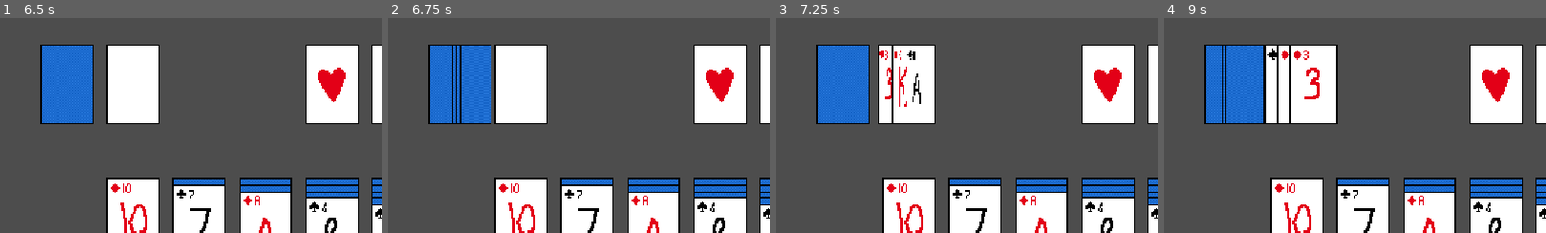
Above: before the commit, frames 1-4 (left to right).
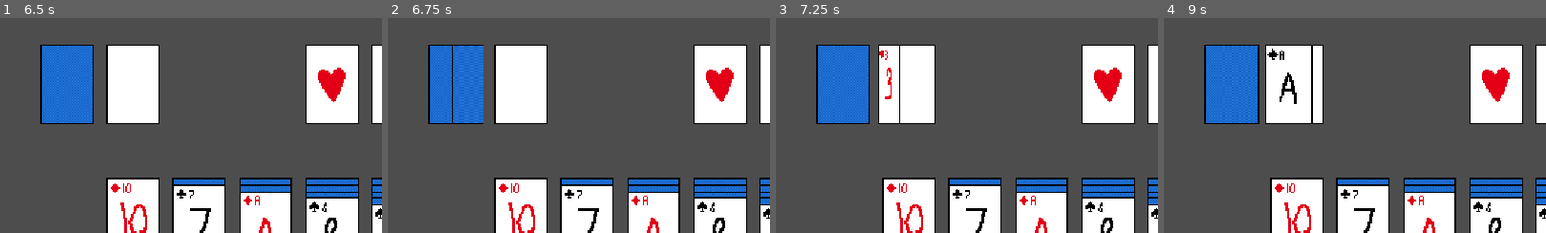
Above: after the commit, the same moments.

Repository: pnkmht135/Solitaire
Game: Godot game, scene res://Game.tscn
The game is run twice, just before and just after one commit, with the same random seed, the same clock (stepped at 60 frames per second) and the same inputs.
Inputs (mouse positions are % of the whole screen's width and height, from its top left):
- Up to frame 1 (6.5 s): move the mouse to (9, 23) at 0.52 s; press the mouse at (9, 23) at 0.53 s; move the mouse to (26, 46) at 1.27 s; release the mouse at (26, 46) at 1.28 s; click (26, 46) at 1.35 s; move the mouse to (35, 46) at 2.02 s; press the mouse at (35, 46) at 2.03 s; tap Enter at 2.75, 5.75 s; move the mouse to (43, 46) at 2.77 s; release the mouse at (43, 46) at 2.78 s; click (43, 46) at 2.85 s; move the mouse to (52, 46) at 3.52 s; press the mouse at (52, 46) at 3.53 s; tap Space at 4.25 s; move the mouse to (61, 46) at 4.27 s; release the mouse at (61, 46) at 4.28 s; click (61, 46) at 4.35 s; move the mouse to (69, 46) at 5.02 s; press the mouse at (69, 46) at 5.03 s; move the mouse to (69, 48) at 5.77 s; release the mouse at (69, 48) at 5.78 s; click (69, 48) at 5.85 s
- Up to frame 2 (6.75 s): move the mouse to (9, 15) at 6.52 s; press the mouse at (9, 15) at 6.53 s
- Up to frame 3 (7.25 s): no input
- Up to frame 4 (9 s): release the mouse at (9, 15) at 7.28 s; click (9, 15) at 7.35 s; press the mouse at (9, 15) at 8.03 s; release the mouse at (9, 15) at 8.78 s; click (9, 15) at 8.85 s
The pictures show only the part of the screen within x 0-50%, y 0-50%; the shares and areas given below are measured in that part.

Frame 1 is identical in both runs. In frame 2, 1.0% of the frame differs, in the area x 17-27%, y 12-50%; in frame 3, 0.5%; in frame 4, 3.5%, in the area x 15-46%, y 12-50%.

Commit message:
Function: fixed bug where card.return_to_place called with unupdated current_position when moving a card between table elements. Fixed bug with game pointer to foundation pile not initialised properly. Cleaned up code

Diff:
--- a/Game elements/Table_Element_Class.gd
+++ b/Game elements/Table_Element_Class.gd
@@ -16,3 +16,6 @@
 
 func remove_card(card:Card, index:int)->void:
 	pass
+
+func can_add_card(card:Card)->bool:
+	return false
--- a/Game elements/card.gd
+++ b/Game elements/card.gd
@@ -75,17 +75,27 @@
 		return parent.get_node_or_null("Area")
 	return parent.get_node_or_null("Click_Opened")
 
+func should_return()->bool:
+	if $Click_Box.overlaps_area(get_parent_area()):
+		return true
+	var overlapping_areas: Array[Area2D] = $Click_Box.get_overlapping_areas()
+	for area in overlapping_areas: # TODO: maybe dont use for loop
+		var area_parent=area.get_parent()
+		print(area_parent.name) #potential BUG here/in tablue code when this happends
+		if area_parent is Tableau and area_parent.can_add_card(self):
+			return false
+		if area_parent is Foundation_Pile and area_parent.can_add_card(self):
+			return false
+	return true
+
 func _process(delta: float) -> void:
-	if in_hand: #TODO: i think this+set process being incorrectly handled. see: next to next todo
+	if in_hand:
 		global_position=get_global_mouse_position()
 		if Input.is_action_just_released("Click"):
-			in_hand=false
+			in_hand=false # TODO: might need to handle hitbox size as well
 			set_process(false)
-			var parent_area : Area2D = null
-			if not($Click_Box.has_overlapping_areas()) or $Click_Box.overlaps_area(get_parent_area()):
+			if should_return():
 				return_to_place()
-				#TODO: fix: it sometimes gets called before current position gets
-				# updated but after its parent becomes another card
 
 func _on_click_box_input_event(viewport: Node, event: InputEvent, shape_idx: int) -> void:
 	if event.is_action_pressed("Click") and not(is_hidden):
--- a/Game elements/foundation_pile.gd
+++ b/Game elements/foundation_pile.gd
@@ -30,7 +30,7 @@
 	cards_stack.append(card)
 	card.enable()
 	num_cards+=1
-	if num_cards > 0:
+	if num_cards == 13:
 		game.check_game_win()
 
 func remove_card(card:Card, index:int)->void:
@@ -42,25 +42,20 @@
 	if not cards_stack.is_empty():
 		cards_stack[-1].enable()
 
-## Called every frame. 'delta' is the elapsed time since the previous frame.
+func can_add_card(card:Card)->bool:
+	if card.suit == suit and card.num == num_cards:
+		return true
+	return false
+
 func _process(delta: float) -> void:
 	if card_to_add != null:
 		if Input.is_action_just_released("Click"):
-			#print("Trying to add card num %d suit %d to pile %d" % [card_to_add.num,card_to_add.suit,suit])
-			#print(card_to_add)
-			if card_to_add.suit == suit and card_to_add.num == num_cards:
-				#print("Added to foundation pile %d!" % suit)
-				#print(card_to_add) # not null
-				card_to_add.move_to(self)	#TODO: why is this makeing null
-				#print(card_to_add) # is null now???
-				card_to_add = null
-				set_process(false)
-				return
-				#card_to_add.return_to_place()
-			#else:
-			card_to_add.return_to_place()
+			if can_add_card(card_to_add):
+				card_to_add.move_to(self)	#Note: this makes card_to_add null. Pointer stuff probably
 			card_to_add = null
 			set_process(false)
+	else:
+		set_process(false) # for sanity
 
 func _on_area_area_entered(card_area: Area2D) -> void:
 	# when a card hitbox enteres tablue click area
--- a/Game elements/stockpile.gd
+++ b/Game elements/stockpile.gd
@@ -8,7 +8,7 @@
 @onready var click_closed: Area2D = $Click_Closed
 @onready var click_opened: Area2D = $Click_Opened # TODO: might not need, use card hitbox instead!
 var open_offset = Vector2(15,0)
-var step = 3 # TODO: maybe make this non-hardcoded?
+var step = 1 # TODO: maybe make this non-hardcoded?
 
 # TODO: spam clicking causes visual bug where open cards dont go to (0,0)
 
--- a/Game elements/tableau.gd
+++ b/Game elements/tableau.gd
@@ -42,28 +42,29 @@
 		area.move_to_front()
 		cards_stack[-1].flip_card()
 
+func can_add_card(card:Card)->bool:
+	if cards_stack.is_empty():
+		if card.num==12:
+			return true
+		return false
+	var top_card = cards_stack[-1]
+	if (top_card.suit)%2!=(card.suit)%2 and top_card.num-1==card.num:
+		return true
+	return false
+
 func _process(_delta: float) -> void:
-	# TODO: manage this nesting!!!
 	if card_to_add != null:
 		if Input.is_action_just_released("Click"):
-			if cards_stack.is_empty():
-				if card_to_add.num==12:
-					card_to_add.move_to(self)
-				card_to_add = null
-				set_process(false)
-				return
-			var topcard=cards_stack[-1]
-			if (topcard.suit)%2!=card_to_add.suit%2 and topcard.num-1==card_to_add.num:
+			var can_add: bool = can_add_card(card_to_add)
+			if can_add:
 				card_to_add.move_to(self)
-				card_to_add=null
-				return
-			#print("Cant place here ",card_to_add.current_position," ",card_to_add.parent)
-			card_to_add.return_to_place()
-			card_to_add=null
+			card_to_add = null
 			set_process(false)
+	else:
+		set_process(false) # for sanity
 
 func get_offset()->int:
-	print("Stack info:",num_cards," ",first_open)
+	#print("Stack info:",num_cards," ",first_open)
 	if num_cards==0:
 		return 0
 	return offset*first_open+(open_offset)*(num_cards-first_open-1)
@@ -77,14 +78,14 @@
 		topcard.make_clickbox_stacksized()
 		card.reparent(topcard)
 		card.index=num_cards
-		print("before: %d has %d children" % [topcard.num,len(topcard.children)])
+		#print("before: %d has %d children" % [topcard.num,len(topcard.children)])
 		topcard.children.append(card)
 		topcard.children.append_array(card.children) # TODO: check if this works like python
-		print("after: %d has %d children" % [topcard.num,len(topcard.children)])
+		#print("after: %d has %d children" % [topcard.num,len(topcard.children)])
 		card.position=Vector2(0,open_offset)
 		card.current_position=card.position
 	elif num_cards==0:
-		print("Empty stack!!")
+		#print("Empty stack!!")
 		card.reparent(self)
 		card.index=0
 		card.position=Vector2(0,0)
@@ -97,7 +98,6 @@
 	cards_stack.append(card)
 	var index: int = card.index+1
 	for child in card.children:
-		# TODO: set child.index here!
 		cards_stack.append(child)
 		child.index=index
 		index+=1
@@ -110,19 +110,18 @@
 		push_error("Cannot remove card from an empty Tabluea: ",self.name)
 		return
 	var card_children = cards_stack.slice(card.index+1,num_cards+1)
-	# BUG: card.index not being correct wen card was added as a child of another
 	cards_stack.erase(card)
 	card.children=card_children
 	num_cards-=1
 	for child in card_children:
 		cards_stack.erase(child)
-		print("removed: ",child.num)
+		#print("removed: ",child.num)
 		num_cards-=1
 	if not(cards_stack.is_empty()):
 		var topcard = cards_stack[-1]
-		print(topcard.num," Is revealed? ",topcard.is_hidden)
+		#print(topcard.num," Is revealed? ",topcard.is_hidden)
 		if topcard.is_hidden:
-			print("Card revealed. ",topcard.index)
+			#print("Card revealed. ",topcard.index)
 			topcard.flip_card()
 			first_open=topcard.index
 		topcard.reset_clickbox()
--- a/Game.tscn
+++ b/Game.tscn
@@ -12,7 +12,6 @@
 
 [node name="Heart_Pile" parent="." node_paths=PackedStringArray("game") instance=ExtResource("5_t88pq")]
 position = Vector2(500, 100)
-suit = 0
 game = NodePath("..")
 
 [node name="Diamond_Pile" parent="." node_paths=PackedStringArray("game") instance=ExtResource("5_t88pq")]
--- a/game.gd
+++ b/game.gd
@@ -10,12 +10,13 @@
 @onready var tableau_6: Tableau = %Tableau6
 @onready var tableau_7: Tableau = %Tableau7
 @onready var stockpile: Stockpile = $Stockpile
-var Foundation_Piles: Array[Foundation_Pile] = [
-	$Heart_Pile,
-	$Diamond_Pile,
-	$Spade_Pile,
-	$Clover_Pile
-]
+@onready var heart_pile: Foundation_Pile = $Heart_Pile
+@onready var diamond_pile: Foundation_Pile = $Diamond_Pile
+@onready var spade_pile: Foundation_Pile = $Spade_Pile
+@onready var clover_pile: Foundation_Pile = $Clover_Pile
+
+var Foundation_Piles: Array[Foundation_Pile]
+# for some raason declaring this array and its contents here is not working, this init in _ready()
 
 var Deck : Array[Card]
 
@@ -25,6 +26,7 @@
 	# TODO: lookinto this ysort stuff:
 	#y_sort_enabled=true
 	var suits: Array[Global.Suit] =[Global.Suit.HEART,Global.Suit.DIAMOND,Global.Suit.SPADE,Global.Suit.CLOVER]
+	Foundation_Piles=[heart_pile,diamond_pile,spade_pile,clover_pile]
 	for things in suits:
 		for i in range(0,13):
 			var card= CARD.instantiate()
@@ -44,7 +46,10 @@
 	stockpile.initiate(Deck.slice(28,53))
 
 func are_Foundation_Piles_Full()->bool:
-	return Foundation_Piles.all(func(value): return value==13)
+	for pile in Foundation_Piles:
+		if pile.num_cards!=13:
+			return false
+	return true
 
 func check_game_win():
 	if are_Foundation_Piles_Full():
